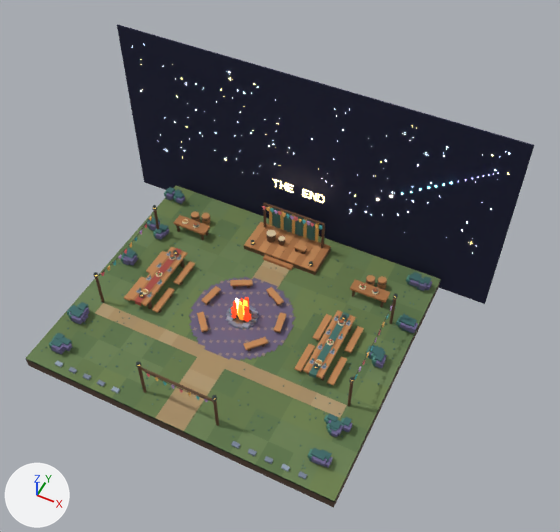
The glTF model game/assets/models/campfire-plaza.glb: old version first, new version second.
Camera for both pictures: a 50 mm lens placed at (20.0, -33.2, 49.4), pointed at (2.9, 1.1, 6.5). Arrows for +X, +Y and +Z are at lower left; the lights stay in place. The first picture is the older version. Vertices at exactly the same position are counted once.

Script lines for the objects in view, before the commit:
```python
me_banquet = bpy.data.meshes.new('banquet')
me_banquet.from_pydata(...)  # 912 vertices, 1560 faces; spans x -9.9..9.9, y -3.2..8.4, z 0.0..1.3
me_banquet.materials.append(mat_plaza_vertex_palette)
me_ground = bpy.data.meshes.new('ground')
me_ground.from_pydata(...)  # 4500 vertices, 15672 faces; spans x -13.0..13.0, y -11.0..11.0, z -1.0..0.1
me_ground.materials.append(mat_plaza_vertex_palette)
me_sky = bpy.data.meshes.new('sky')
me_sky.from_pydata(...)  # 1576 vertices, 2364 faces; spans x -17.0..17.0, y 11.3..11.5, z -1.5..15.5
# faces by material slot: [12, 480, 1872]
me_sky.materials.append(mat_plaza_vertex_palette)
me_sky.materials.append(mat_finale___warm_star)
me_sky.materials.append(mat_finale___icy_star)
ob_banquet = bpy.data.objects.new('banquet', me_banquet)
ob_banquet.location = (0.0, 0.0, 0.0)
ob_ground = bpy.data.objects.new('ground', me_ground)
ob_ground.location = (0.0, 0.0, 0.0)
ob_sky = bpy.data.objects.new('sky', me_sky)
ob_sky.location = (0.0, 0.0, 0.0)
# also in view: 'stage' at (0.0, 8.1, 1.7); 'hearth' at (0.0, -4.0, 0.6); 'seating' at (0.0, 0.2, 0.3); 'decor' at (0.0, 0.2, 1.7)
```
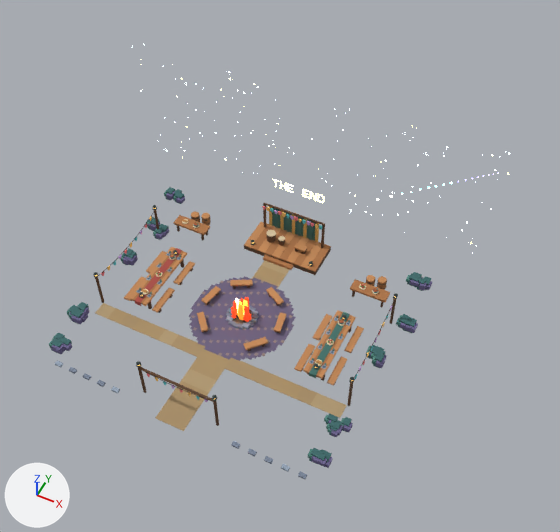
The change, as a list of edits to the scene's bpy script:
```text
Change me_ground:
    used by ob_ground; location = (0.0, 0.0, 0.0)
    remove me_ground.from_pydata(...)  # 4500 vertices, 15672 faces; spans x -13.0..13.0, y -11.0..11.0, z -1.0..0.1
    add me_ground.from_pydata(...)  # 2032 vertices, 10728 faces; spans x -10.8..10.8, y -11.0..6.8, z 0.0
    me_ground part 1: 263 loose pieces with 2468 vertices, spanning x -13.0..13.0, y -11.0..11.0, z -1.0..0.1, are deleted
Change me_sky:
    used by ob_sky; location = (0.0, 0.0, 0.0)
    remove me_sky.from_pydata(...)  # 1576 vertices, 2364 faces; spans x -17.0..17.0, y 11.3..11.5, z -1.5..15.5
    remove me_sky.materials.append(mat_plaza_vertex_palette)
    add me_sky.from_pydata(...)  # 1568 vertices, 2352 faces; spans x -15.8..15.9, y 11.3, z 3.5..14.5
    me_sky part 2: the loose piece of 8 vertices spanning x -17.0..17.0, y 11.3..11.5, z -1.5..15.5 is deleted
```

What differs and where, as boxes [x1, y1, x2, y2] in the pictures (560 x 532 px):
'ground', reshaped (39% narrower, 47% shorter)
    before: [26, 186, 441, 508]
    after: [95, 260, 347, 431]
'sky', reshaped (9% narrower, 26% shorter)
    before: [117, 24, 534, 304]
    after: [132, 47, 510, 254]
part 1 of me_ground, deleted (green)
    before: [26, 186, 441, 508]
part 2 of me_sky, deleted
    before: [117, 24, 534, 304]
